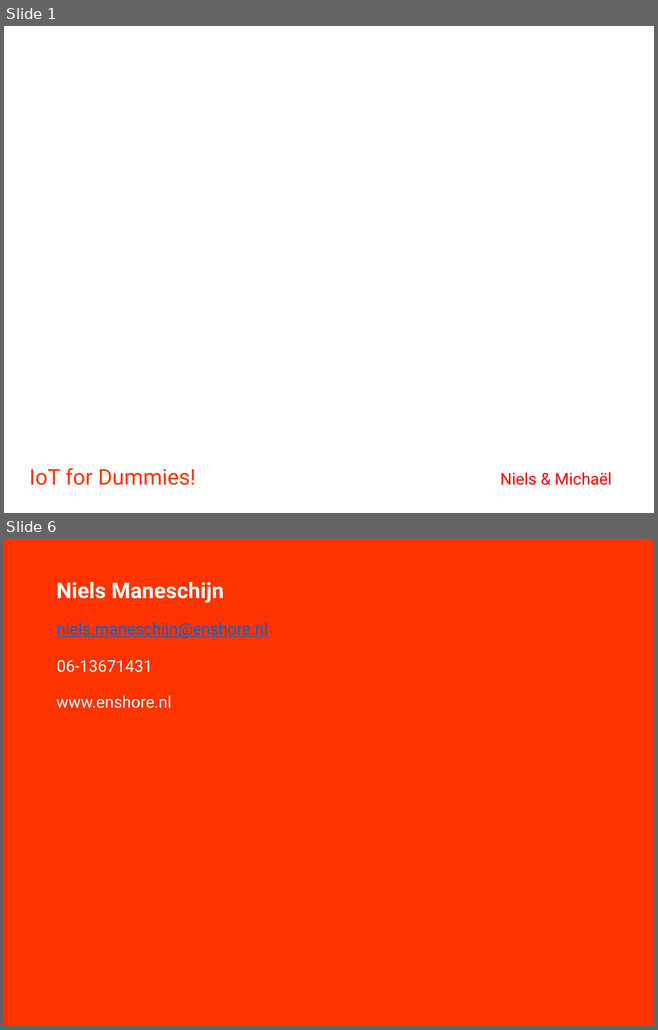
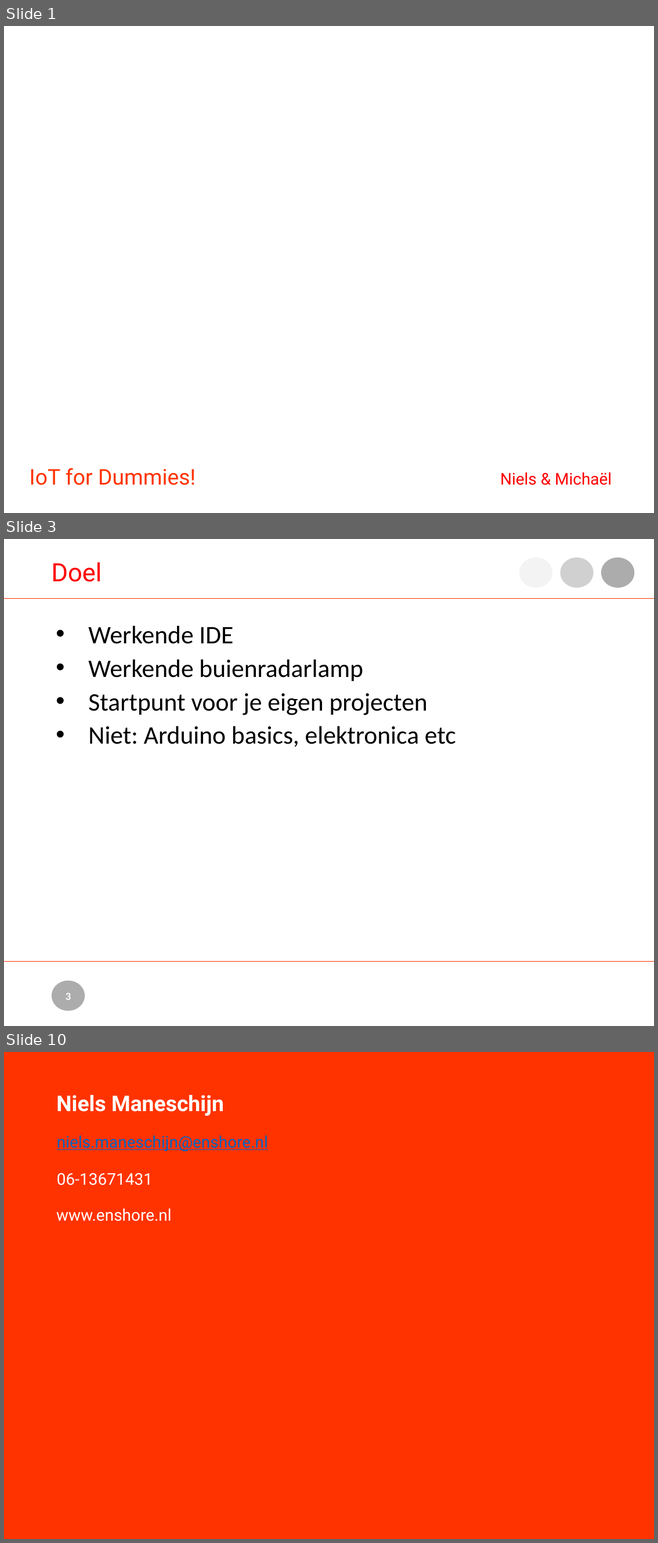
Before and after one commit to nielsmaneschijn/lotlr, a slide deck: doc/IOT for Dummies.pptx. Shown one above the other, each under a label of ours: slides 1 and 6 before the commit, slides 1, 3 and 10 after it; the slides between them are not shown. The pictures are 658x1030 and 658x1543 pixels, drawn with LibreOffice and Linux fonts; fonts in the diff are those of the drawing; background and template pictures are left out. Boxes give left, top, right and bottom in pixels: in the first picture for what was removed or moved away, otherwise in the second. Text is boxed around its words. In the diff, an @@ line names an element or a change of style, - is before the commit and + after.

```diff
--- a/doc/IOT for Dummies.pptx
+++ b/doc/IOT for Dummies.pptx
@@ slide 3 added at bbox=[4, 539, 654, 1026], background #FFFFFF @@
@@ text added at bbox=[52, 562, 102, 582], 28 pt, text #FF0000 @@
+Doel
@@ ellipse added at bbox=[519, 557, 552, 588], fill #8A8A8A at 10% opacity @@
@@ ellipse added at bbox=[560, 557, 593, 588], fill #8A8A8A at 40% opacity @@
@@ ellipse added at bbox=[601, 557, 634, 588], fill #8A8A8A at 70% opacity @@
@@ line added from (4, 599) to (654, 599), #FF3300 1 pt @@
@@ text added at bbox=[88, 625, 456, 747], 28 pt, text #000000 @@
+• Werkende IDE
+• Werkende buienradarlamp
+• Startpunt voor je eigen projecten
+• Niet: Arduino basics, elektronica etc
@@ line added from (4, 962) to (654, 962), #FF3300 1 pt @@
@@ ellipse added at bbox=[52, 981, 85, 1011], fill #8A8A8A at 70% opacity @@
@@ page number added at bbox=[65, 993, 71, 1000], 12 pt, text #FFFFFF, bold @@
+3
@@ what was slide 6 is now slide 10 @@
```
Also in this commit, not shown: 1 slide changed, 5 other slides added, 2 slides removed.
